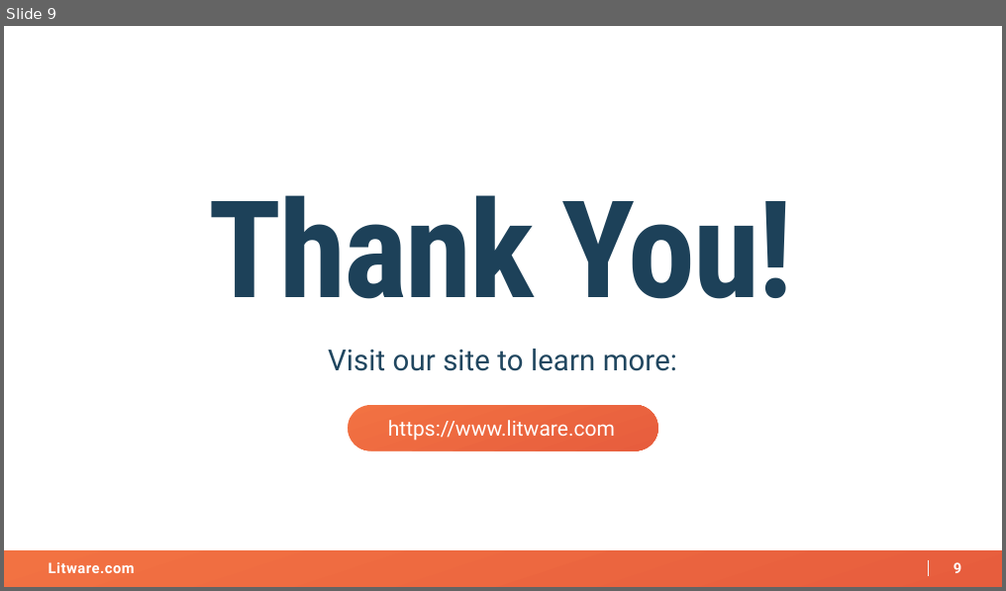
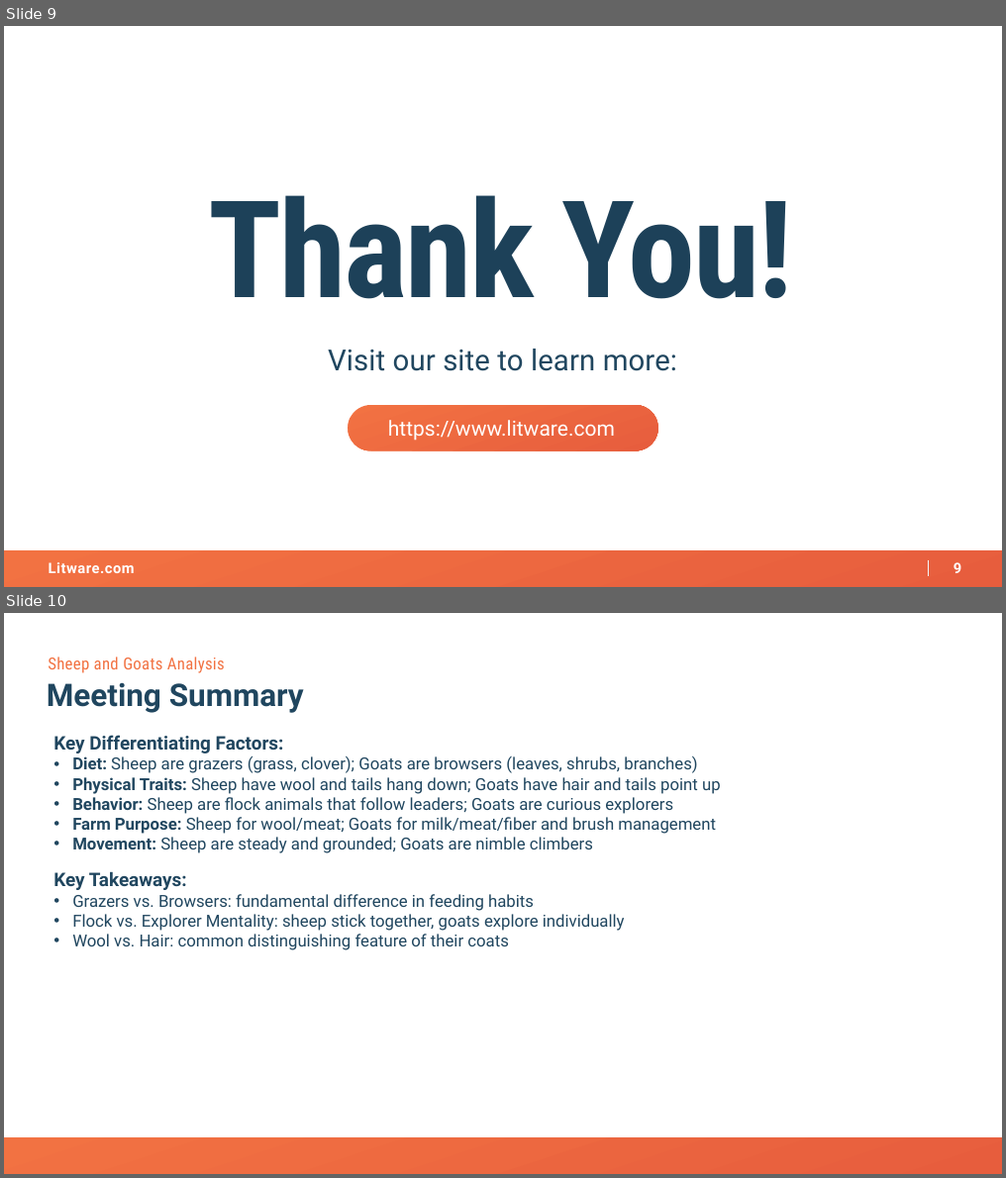
Before and after one commit to AKercha1/justtemporary, a slide deck: create-a-project-from-remediat-20260210171110/artifacts/kickoff-deck.pptx. Shown one above the other, each under a label of ours: slide 9 before the commit, slides 9 and 10 after it. The pictures are 1006x591 and 1006x1178 pixels, drawn with LibreOffice and Linux fonts; fonts in the diff are those of the drawing; background and template pictures are left out. Boxes give left, top, right and bottom in pixels: in the first picture for what was removed or moved away, otherwise in the second. Text is boxed around its words. In the diff, an @@ line names an element or a change of style, - is before the commit and + after.

```diff
--- a/create-a-project-from-remediat-20260210171110/artifacts/kickoff-deck.pptx
+++ b/create-a-project-from-remediat-20260210171110/artifacts/kickoff-deck.pptx
@@ slide 10 added at [4, 613, 1002, 1174], background #FFFFFF; not listed: 4 template elements that a slide beside it also shows @@
@@ text added at [48, 657, 225, 673], 16 pt, text #F27242 @@
+Sheep and Goats Analysis
@@ text added at [47, 682, 304, 713], 30 pt, text #20465F, bold @@
+Meeting Summary
@@ text added at [54, 735, 721, 951], 16 pt, text #20465F, bold @@
+Key Differentiating Factors:
+• Diet: Sheep are grazers (grass, clover); Goats are browsers (leaves, shrubs, branches)
+• Physical Traits: Sheep have wool and tails hang down; Goats have hair and tails point up
+• Behavior: Sheep are flock animals that follow leaders; Goats are curious explorers
+• Farm Purpose: Sheep for wool/meat; Goats for milk/meat/fiber and brush management
+• Movement: Sheep are steady and grounded; Goats are nimble climbers
+Key Takeaways:
+• Grazers vs. Browsers: fundamental difference in feeding habits
+• Flock vs. Explorer Mentality: sheep stick together, goats explore individually
+• Wool vs. Hair: common distinguishing feature of their coats
@@ rectangle added at [4, 1138, 1002, 1174], fill gradient #F27242 to #E75D3D @@
```
Also in this commit, not shown: 1 other slide added.
